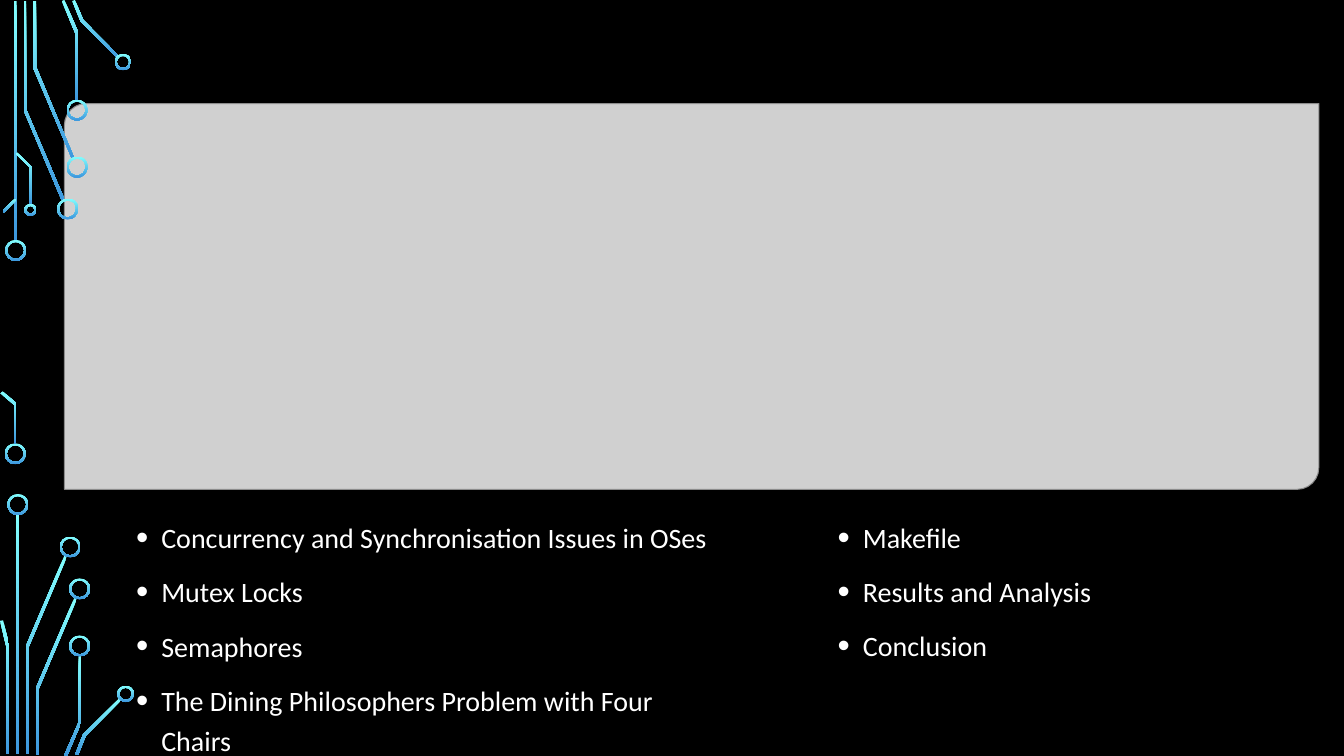
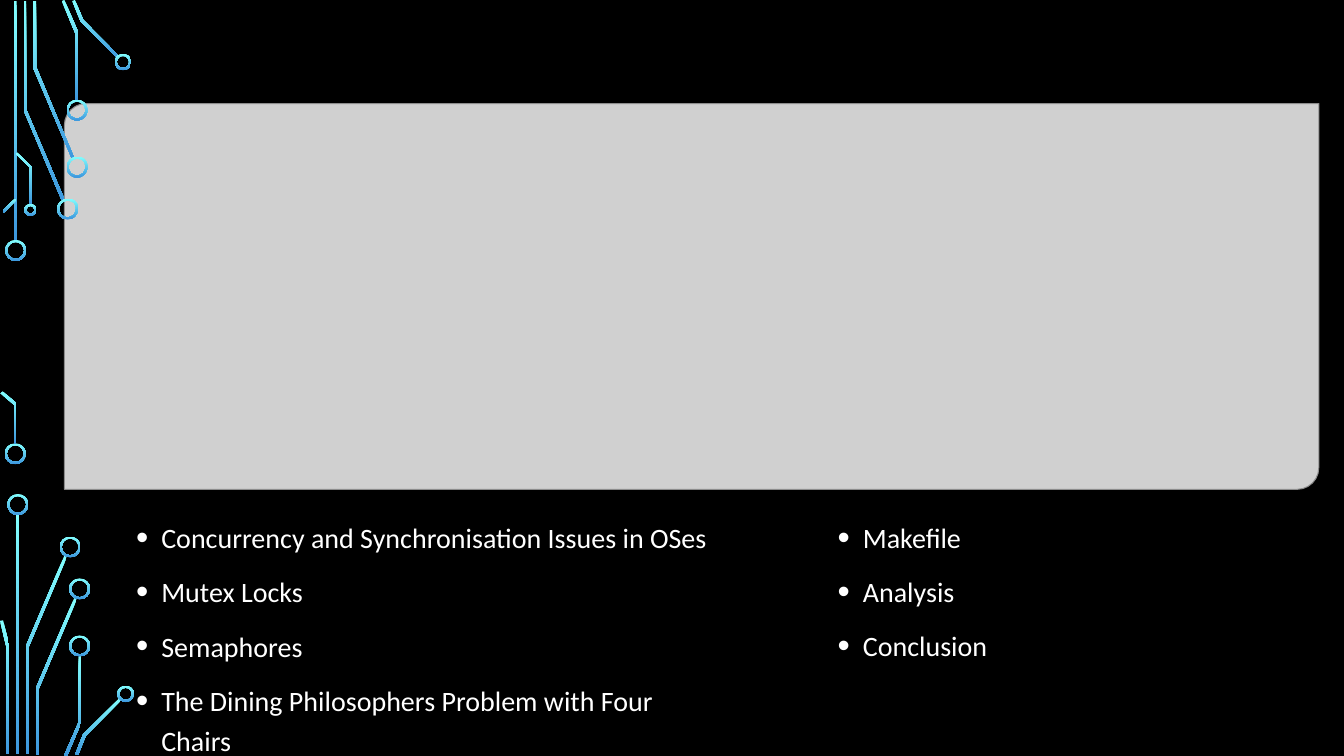
Before and after one commit to StevenKelly99/Stressfree-Pets, a slide deck: slide 2 of final_Presentation_New.pptx. Drawn at 1344x756 pixels with LibreOffice and Linux fonts; fonts in the diff are those of the drawing; grey boxes stand for pictures; background and template pictures are left out. Boxes give left, top, right and bottom in pixels: in the first picture for what was removed or moved away, otherwise in the second. Text is boxed around its words. In the diff, an @@ line names an element or a change of style, - is before the commit and + after.

```diff
--- a/final_Presentation_New.pptx
+++ b/final_Presentation_New.pptx
@@ text at bbox=[863, 582, 955, 607]: text changed @@
-• Results and Analysis
+• Analysis
```
Also in this commit, not shown: 4 other slides changed.
